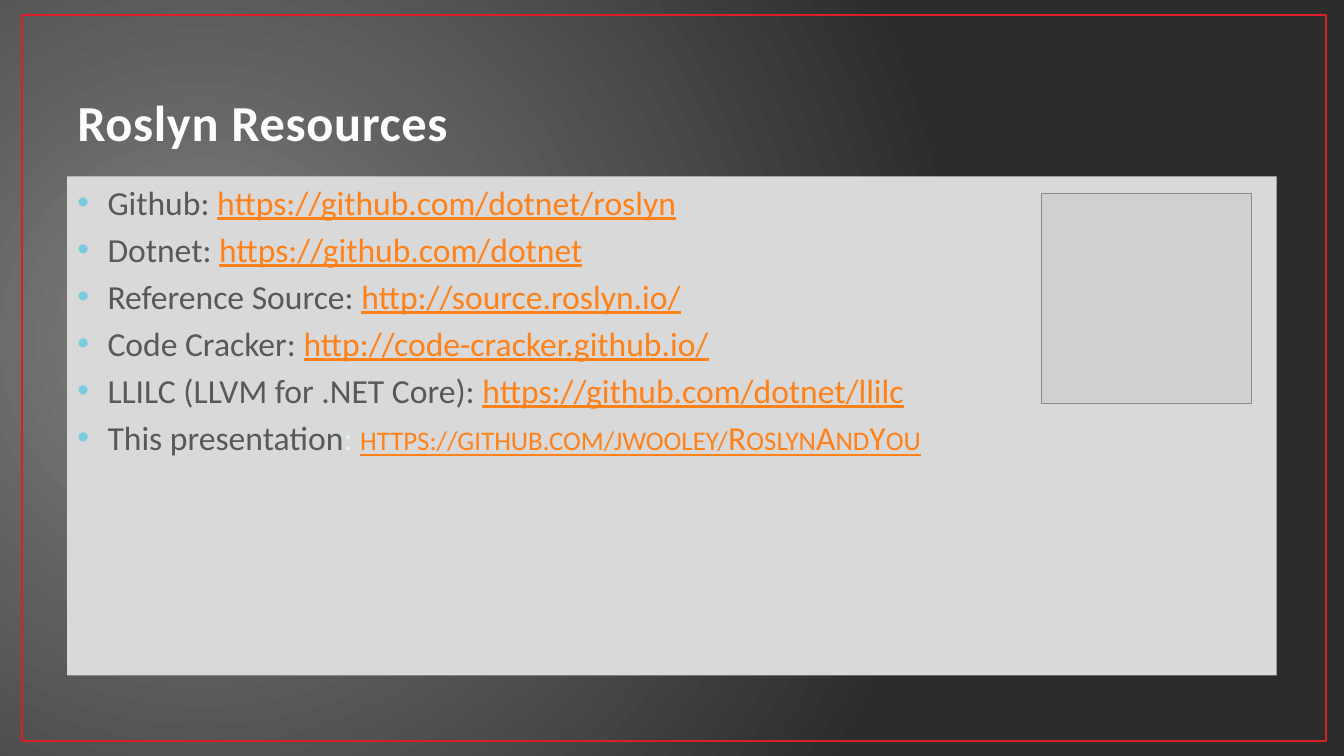
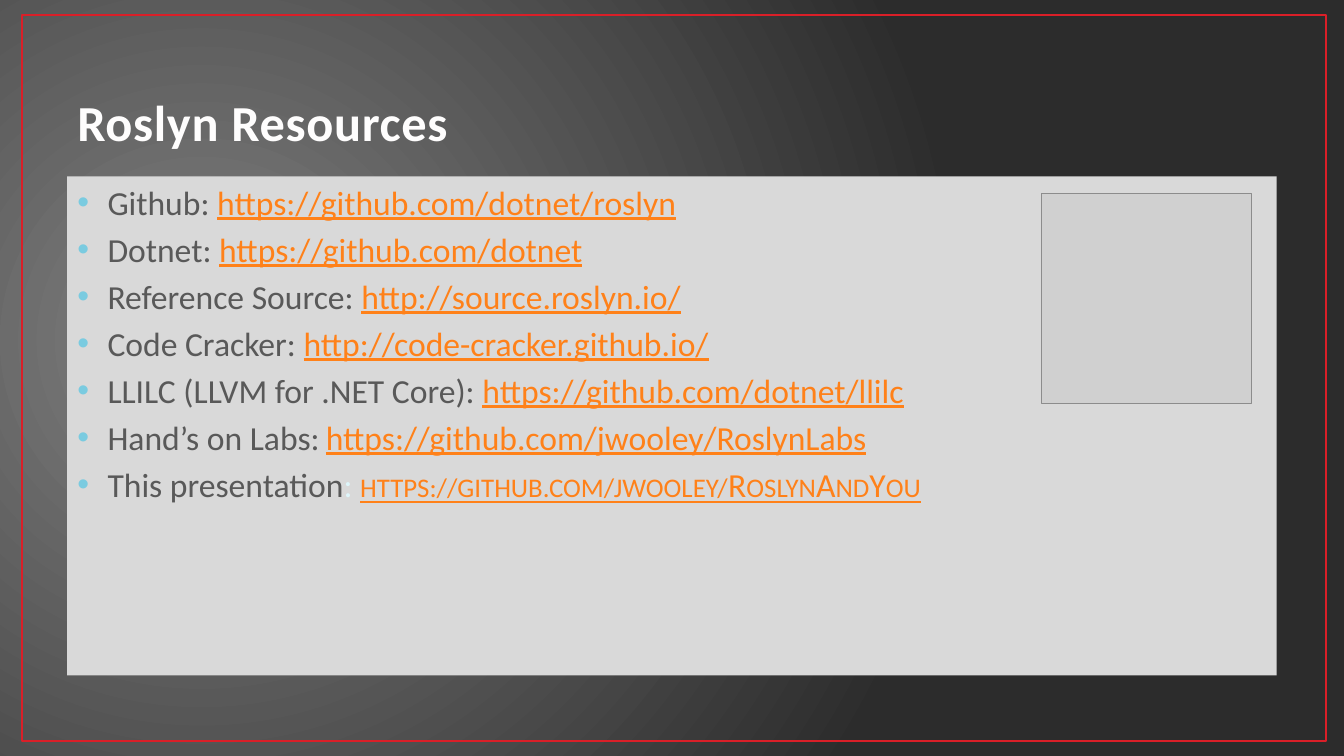
Before and after one commit to jwooley/RoslynAndYou, a slide deck: slide 19 of RoslynAndYou.pptx (slide 17 before the commit). Drawn at 1344x756 pixels with LibreOffice and Linux fonts; fonts in the diff are those of the drawing; grey boxes stand for pictures. Boxes give left, top, right and bottom in pixels: in the first picture for what was removed or moved away, otherwise in the second. Text is boxed around its words. In the diff, an @@ line names an element or a change of style, - is before the commit and + after.

```diff
--- a/RoslynAndYou.pptx
+++ b/RoslynAndYou.pptx
@@ text at bbox=[108, 426, 867, 456]: paragraph added @@
+• Hand’s on Labs: https://github.com/jwooley/RoslynLabs
```
Also in this commit, not shown: 8 other slides changed, 3 slides added, 1 slide removed.
